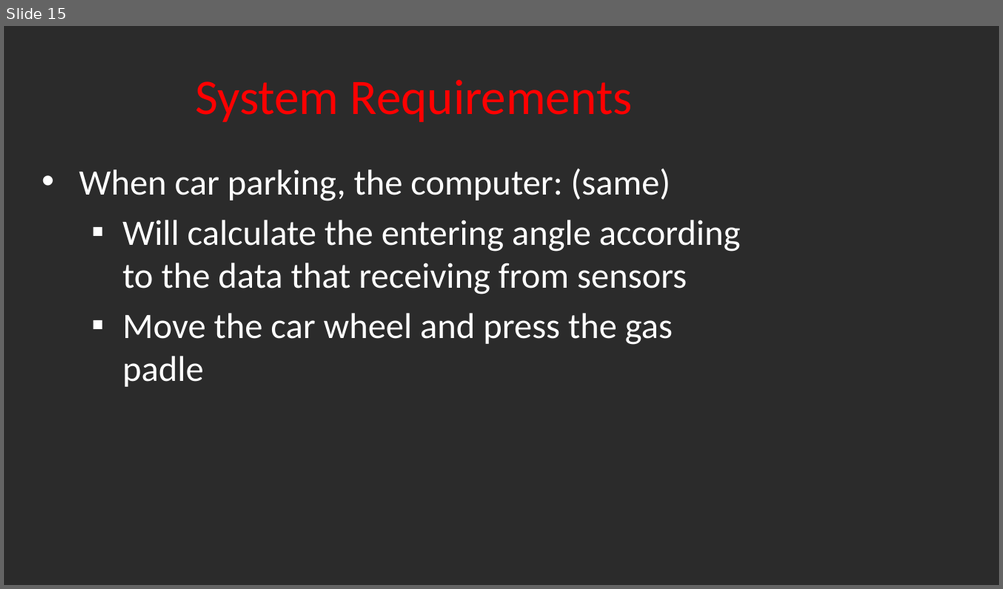
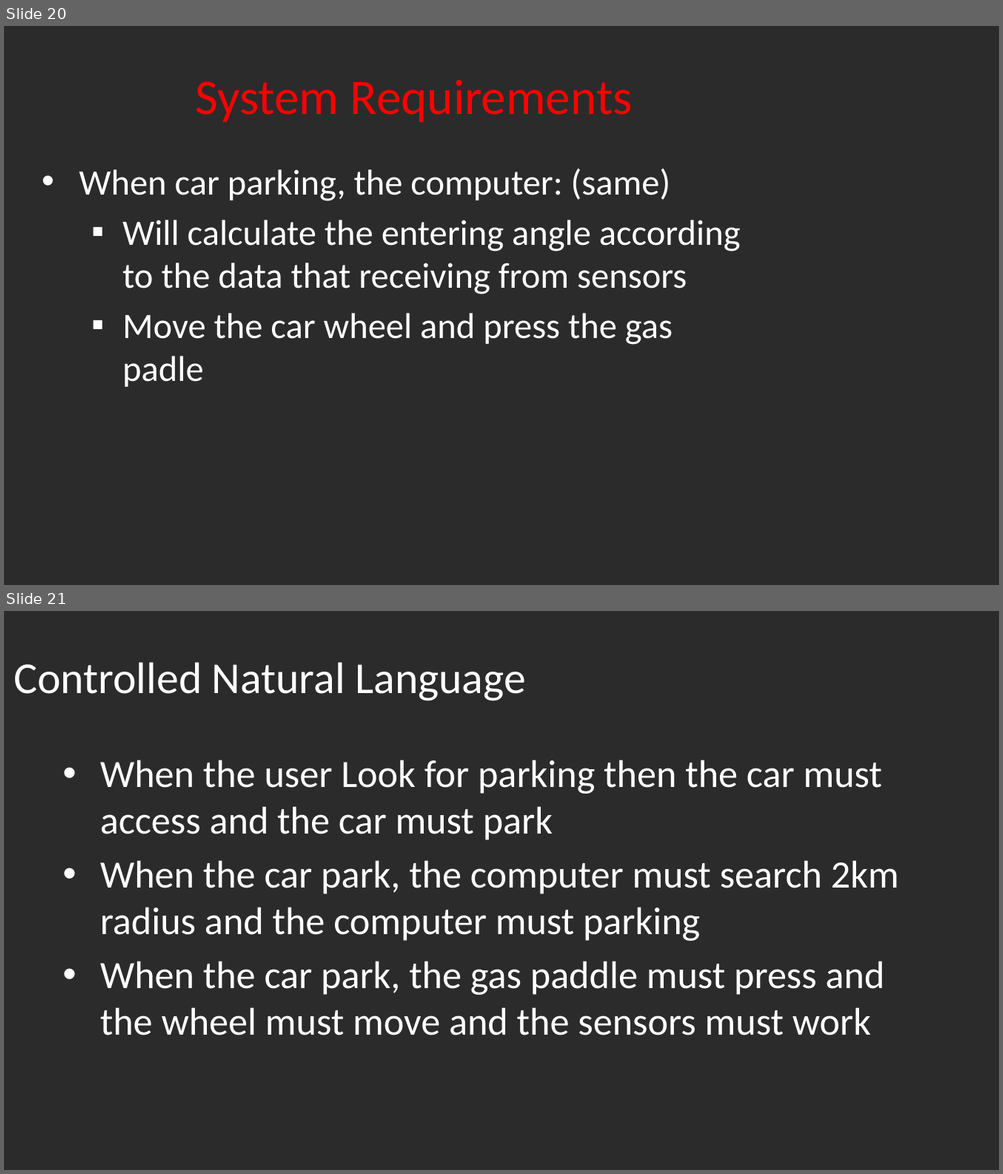
Before and after one commit to XxxTriplexxX94/Visual, a slide deck: רכב אוטונומי .pptx. Shown one above the other, each under a label of ours: slide 15 before the commit, slides 20 and 21 after it. The pictures are 1003x589 and 1003x1174 pixels, drawn with LibreOffice and Linux fonts; fonts in the diff are those of the drawing; background and template pictures are left out; a plain dark background stands for a picture behind light text. Boxes give left, top, right and bottom in pixels: in the first picture for what was removed or moved away, otherwise in the second. Text is boxed around its words. In the diff, an @@ line names an element or a change of style, - is before the commit and + after.

Commit message:
updated the pdf

```diff
--- a/רכב אוטונומי .pptx
+++ b/רכב אוטונומי .pptx
@@ slide 21 added at (x1=4, y1=611, x2=999, y2=1170), background picture (left out) @@
@@ title added at (x1=14, y1=662, x2=525, y2=701), 32 pt, text #FFFFFF @@
+Controlled Natural Language
@@ text added at (x1=100, y1=760, x2=899, y2=1036), 28 pt, text #FFFFFF @@
+• When the user Look for parking then the car must access and the car must park
+• When the car park, the computer must search 2km radius and the computer must parking
+• When the car park, the gas paddle must press and the wheel must move and the sensors must work
@@ what was slide 15 is now slide 20 @@
```
Also in this commit, not shown: 2 slides changed, 8 other slides added, 1 slide removed.
